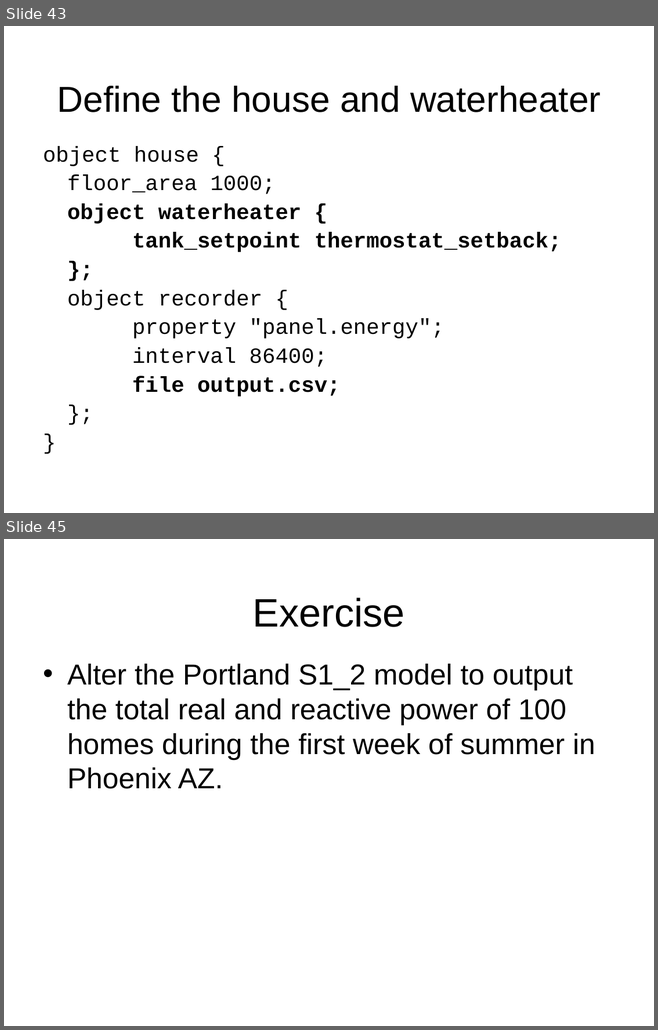
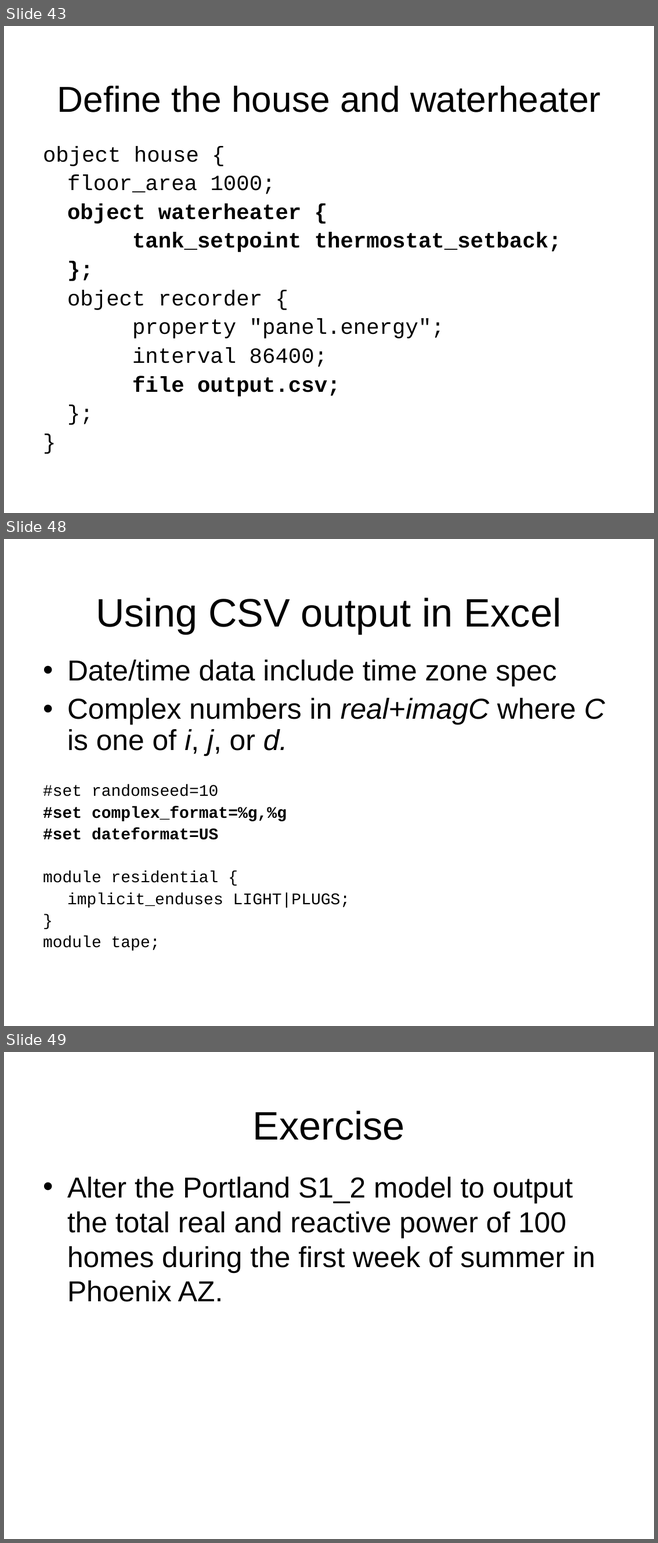
Before and after one commit to gridlab-d/course, a slide deck: Short/1 - Residential.ppt. Shown one above the other, each under a label of ours: slides 43 and 45 before the commit, slides 43, 48 and 49 after it; the slides between them are not shown. The pictures are 658x1030 and 658x1543 pixels, drawn with LibreOffice and Linux fonts; fonts in the diff are those of the drawing; background and template pictures are left out. Boxes give left, top, right and bottom in pixels: in the first picture for what was removed or moved away, otherwise in the second. Text is boxed around its words. In the diff, an @@ line names an element or a change of style, - is before the commit and + after.

Commit message:
Finish residential short course

```diff
--- a/Short/1 - Residential.ppt
+++ b/Short/1 - Residential.ppt
@@ slide 48 added at <box>4,539,654,1026</box>, background picture (left out) @@
@@ title added at <box>96,598,561,634</box>, 44 pt, text #000000 @@
+Using CSV output in Excel
@@ text added at <box>43,660,605,951</box>, 18 pt, text #000000 @@
+• Date/time data include time zone spec
+• Complex numbers in real+imagC where C is one of i, j, or d.
+#set randomseed=10
+#set complex_format=%g,%g
+#set dateformat=US
+module residential {
+implicit_enduses LIGHT|PLUGS;
+}
+module tape;
@@ what was slide 45 is now slide 49 @@
```
Also in this commit, not shown: 4 other slides added, 1 slide removed.
